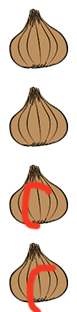
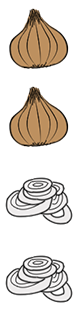
Two versions of the same layered image (77px x 312px). Layer-by-layer changes:
removed layer "Ebene 1" over left=20, top=180, right=58, bottom=312
renamed "Bild Kopie 3" to "Bild geschnitten Kopie", painted on it over left=5, top=242, right=73, bottom=303
renamed "Bild Kopie 2" to "Bild geschnitten", painted on it over left=5, top=164, right=73, bottom=225
